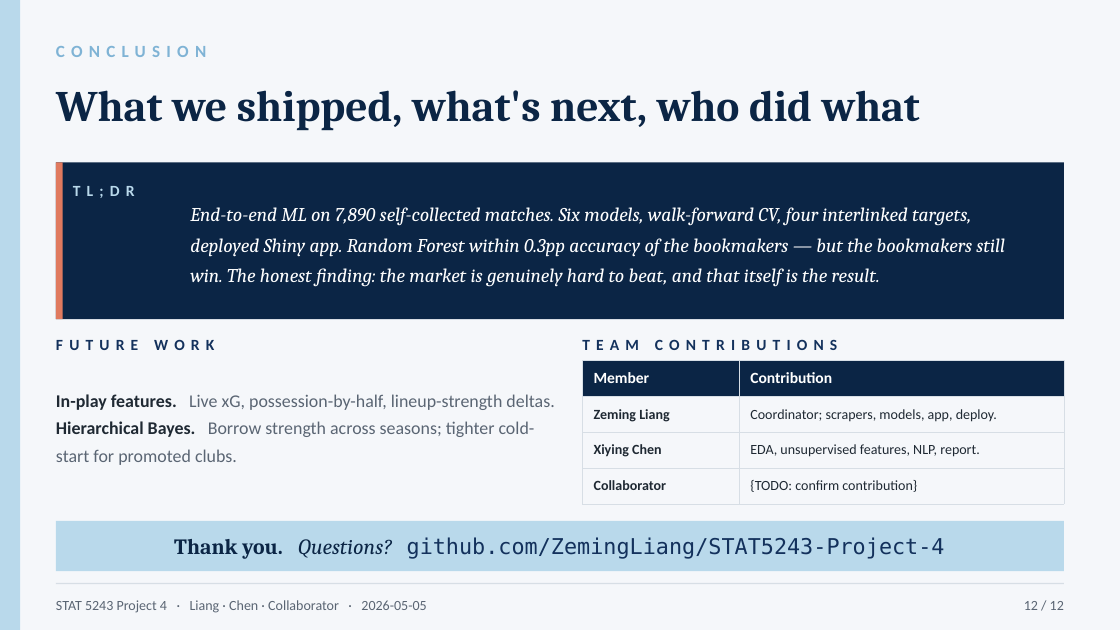
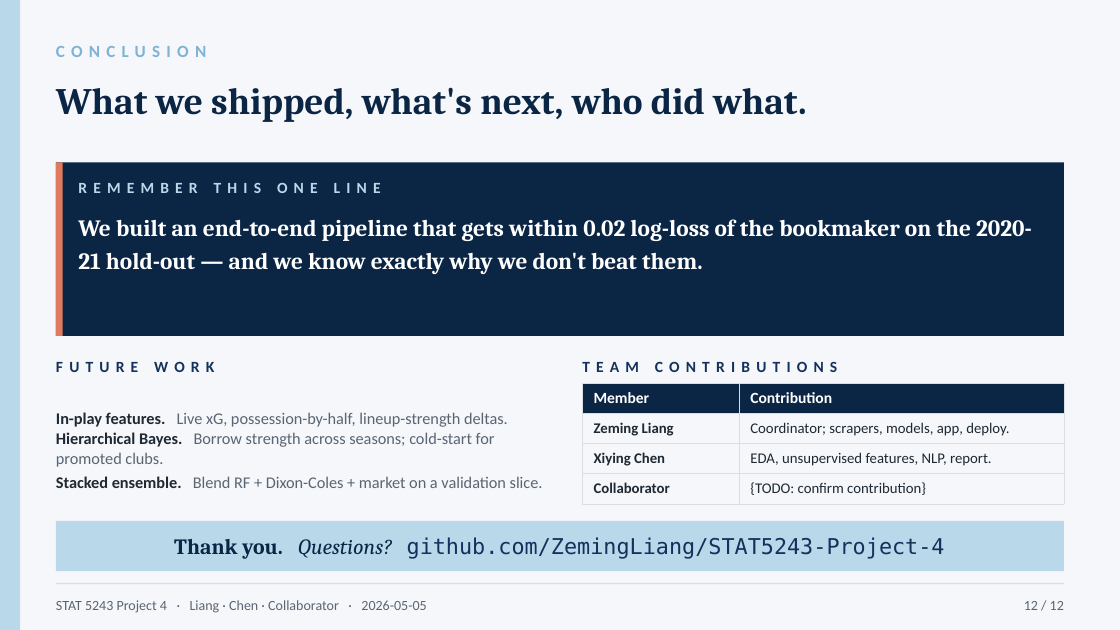
Before and after one commit to ZemingLiang/STAT5243-Project-4, a slide deck: slide 12 of slides/oral_10min.pptx. Drawn at 1120x630 pixels with LibreOffice and Linux fonts; fonts in the diff are those of the drawing. Boxes give left, top, right and bottom in pixels: in the first picture for what was removed or moved away, otherwise in the second. Text is boxed around its words. In the diff, an @@ line names an element or a change of style, - is before the commit and + after.

```diff
--- a/slides/oral_10min.pptx
+++ b/slides/oral_10min.pptx
@@ text at bbox=[56, 87, 806, 122]: text changed; size 28 to 24 pt @@
-What we shipped, what's next, who did what
+What we shipped, what's next, who did what.
@@ rectangle: place and size @@
-rectangle at bbox=[56, 162, 1064, 319]
+rectangle at bbox=[56, 162, 1064, 336]
@@ rectangle: place and size @@
-rectangle at bbox=[56, 162, 63, 319]
+rectangle at bbox=[56, 162, 63, 336]
@@ text "We built an end-to-end pipeline ..." at bbox=[78, 219, 1032, 274]: vertical alignment middle to top @@
@@ text at bbox=[78, 183, 381, 193]: text changed @@
-TL;DR
+REMEMBER THIS ONE LINE
@@ text at bbox=[78, 219, 1032, 274]: text changed; size 12.5 to 15 pt; bold on; italic off @@
-End-to-end ML on 7,890 self-collected matches. Six models, walk-forward CV, four interlinked targets, deployed Shiny app. Random Forest within 0.3pp accuracy of the bookmakers — but the bookmakers still win. The honest finding: the market is genuinely hard to beat, and that itself is the result.
+We built an end-to-end pipeline that gets within 0.02 log-loss of the bookmaker on the 2020-21 hold-out — and we know exactly why we don't beat them.
@@ text "FUTURE WORK": place and size @@
-text "FUTURE WORK" at bbox=[56, 339, 214, 350]
+text "FUTURE WORK" at bbox=[56, 361, 214, 372]
@@ text "TEAM CONTRIBUTIONS": place and size @@
-text "TEAM CONTRIBUTIONS" at bbox=[582, 339, 837, 350]
+text "TEAM CONTRIBUTIONS" at bbox=[582, 361, 837, 372]
@@ table at bbox=[582, 383, 1064, 513] @@
@@ size 9 to 9.5 pt in "Zeming Liang", "Coordinator; scrapers, models, app, deploy.", "Xiying Chen", "EDA, unsupervised features, NLP, report." and 2 more places @@
@@ table: place and size @@
-table at bbox=[582, 361, 1064, 513]
+table at bbox=[582, 383, 1064, 513]
@@ text at bbox=[56, 412, 543, 488]: text changed; size 11.5 to 10.5 pt @@
-In-play features. Live xG, possession-by-half, lineup-strength deltas.
-Hierarchical Bayes. Borrow strength across seasons; tighter cold-start for promoted clubs.
+In-play features. Live xG, possession-by-half, lineup-strength deltas.
+Hierarchical Bayes. Borrow strength across seasons; cold-start for promoted clubs.
+Stacked ensemble. Blend RF + Dixon-Coles + market on a validation slice.
```
Also in this commit, not shown: 11 other slides changed, 5 other files.
